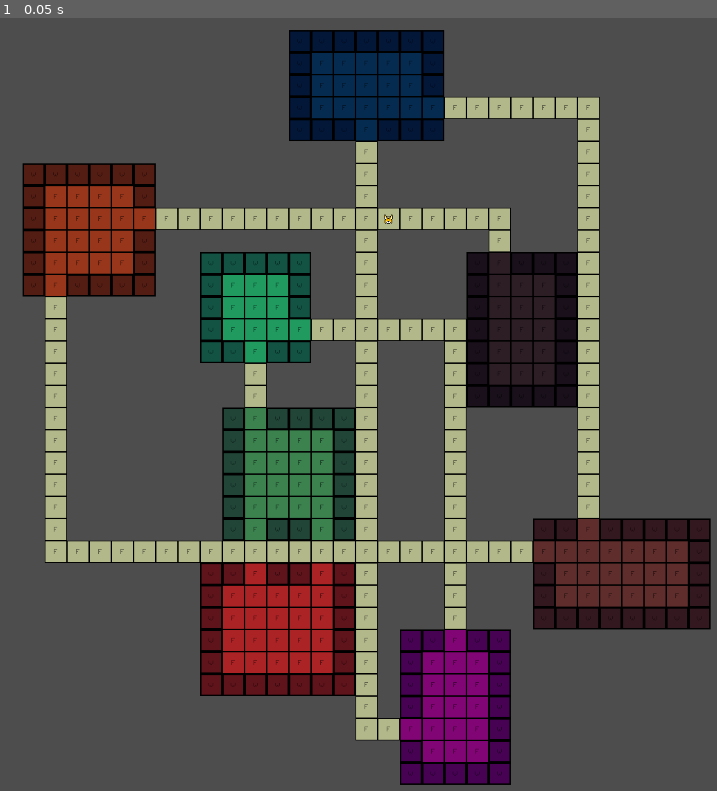
Above: before the commit, frame 1.
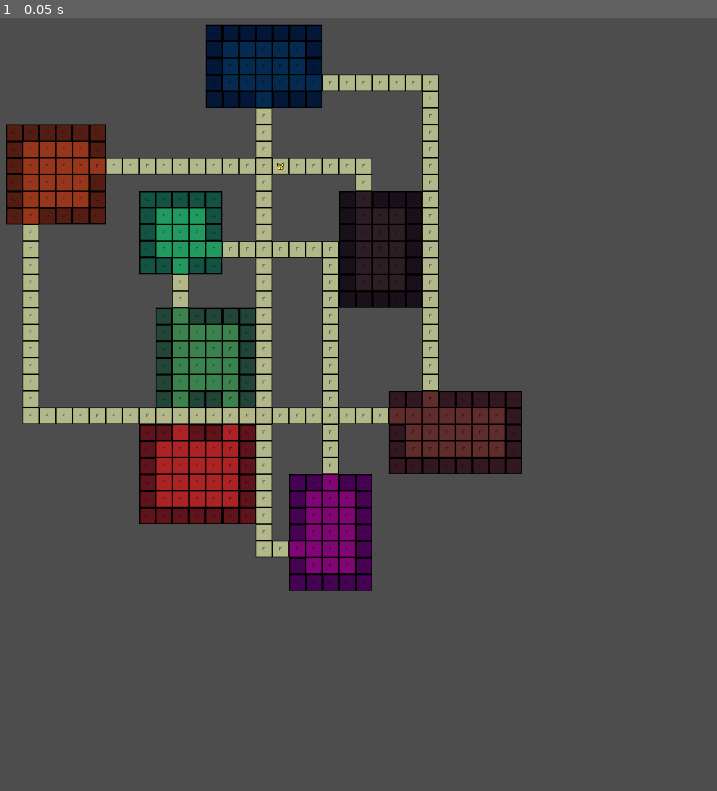
Above: after the commit, the same moment.

Repository: alanb33/GodotDungeonGame
Game: Godot game, scene res://Scenes/GameScene.tscn
Same seed, same stepped clock (60 frames per second), same inputs: the game is played once before the commit and once after it.
Inputs:
- Up to frame 1 (0.05 s): no input

The runs differ from the first frame. In frame 1, 46% of the frame differs, in the area x 0-100%, y 0-100%.

Commit message:
Fix off-by-one error in corner checking

Diff:
--- a/Scripts/Generation/Room.gd
+++ b/Scripts/Generation/Room.gd
@@ -36,9 +36,9 @@
 
 func is_coordinate_string_in_corner(coordinate_string: String):
 	var nw = TileUtil.vector_to_coordinate_string(pos.x, pos.y)
-	var ne = TileUtil.vector_to_coordinate_string(pos.x + size.x, pos.y)
-	var sw = TileUtil.vector_to_coordinate_string(pos.x, pos.y + size.y)
-	var se = TileUtil.vector_to_coordinate_string(pos.x + size.x, pos.y + size.y)
+	var ne = TileUtil.vector_to_coordinate_string(pos.x + size.x - 1, pos.y)
+	var sw = TileUtil.vector_to_coordinate_string(pos.x, pos.y + size.y - 1)
+	var se = TileUtil.vector_to_coordinate_string(pos.x + size.x - 1, pos.y + size.y - 1)
 
 	var coords = [nw, ne, sw, se]
 
--- a/Scripts/Tile/TileInfo.gd
+++ b/Scripts/Tile/TileInfo.gd
@@ -1,4 +1,4 @@
 class_name TileInfo
 
 const BASE_DIMENSIONS: Vector2 = Vector2(32, 32)
-static var CURRENT_DIMENSIONS: Vector2 = BASE_DIMENSIONS
+static var CURRENT_DIMENSIONS: Vector2 = BASE_DIMENSIONS * 0.75
